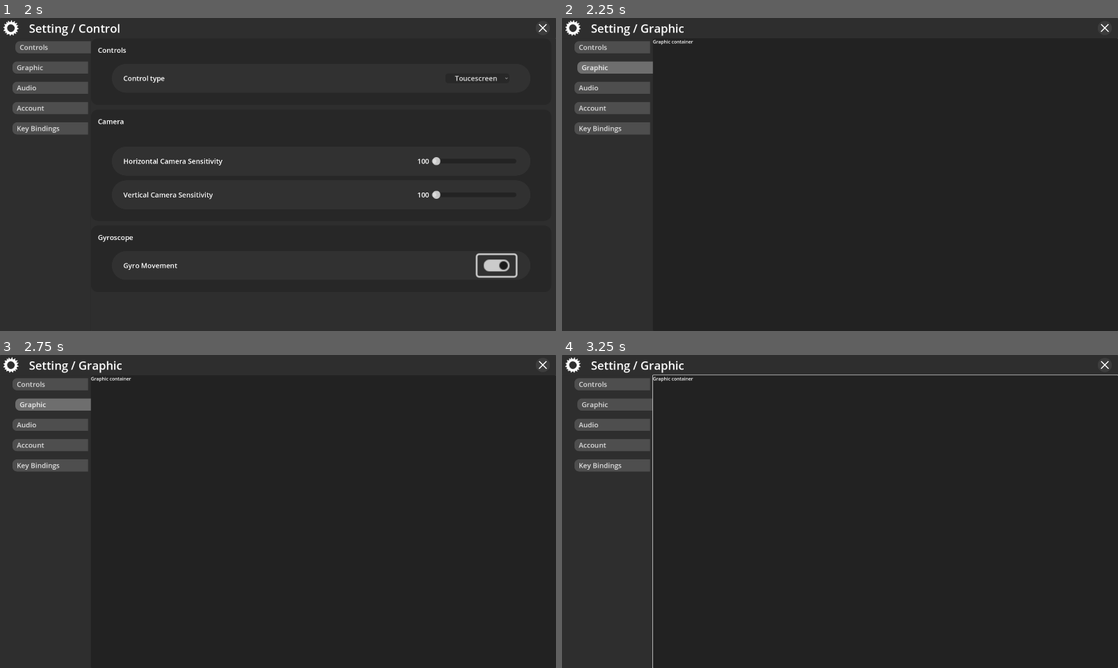
Above: before the commit, frames 1-4 (two rows, left to right).
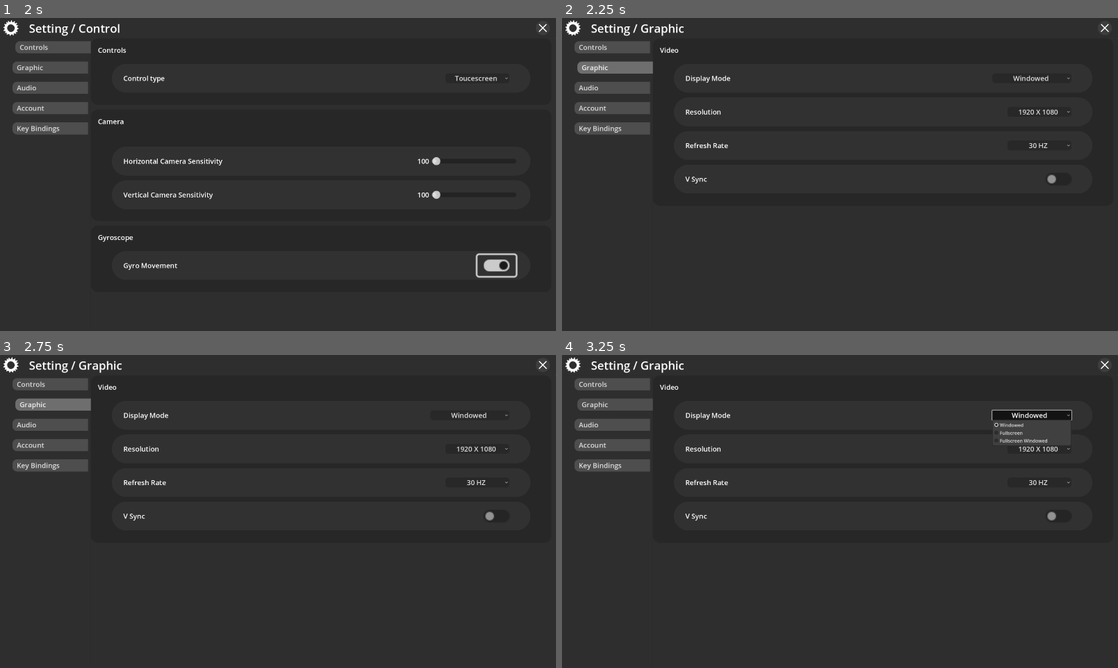
Above: after the commit, the same moments.

Repository: Meetsuthar32778/Torino
Game: Godot game, scene res://scenes/setting.tscn
Two runs of this game, one before a commit and one after it. Both use one fixed random seed, a clock stepped at 60 frames per second and the inputs below. This scene is started directly instead of the project's main scene.
Inputs (mouse positions are in pixels of both pictures, inside the frame that each line leads up to):
- Up to frame 1 (2 s): click "Toucescreen" at 0.5 s; click (494, 265) at 1.27 s
- Up to frame 2 (2.25 s): click "Graphic" at 2 s
- Up to frame 3 (2.75 s): no input
- Up to frame 4 (3.25 s): click (1034, 414) at 2.75 s, where only the run after the commit has a clickable "Windowed"

Frame 1 is identical in both runs. In frame 2, 0.6% of the frame differs, in the area x 16-92%, y 6-53%; in frame 3, 0.6%; in frame 4, 2.0%, in the area x 16-100%, y 6-100%.

Commit message:
Adding Graphics and Key Binding options in Setting panel

Diff:
--- a/scenes/setting.tscn
+++ b/scenes/setting.tscn
@@ -214,6 +214,12 @@
 corner_radius_bottom_right = 10
 corner_radius_bottom_left = 10
 
+[sub_resource type="StyleBoxFlat" id="StyleBoxFlat_v1iw4"]
+draw_center = false
+
+[sub_resource type="StyleBoxFlat" id="StyleBoxFlat_nidkj"]
+draw_center = false
+
 [sub_resource type="StyleBoxFlat" id="StyleBoxFlat_i45ge"]
 draw_center = false
 
@@ -263,6 +269,12 @@
 [sub_resource type="StyleBoxFlat" id="StyleBoxFlat_yddkp"]
 draw_center = false
 
+[sub_resource type="StyleBoxFlat" id="StyleBoxFlat_g133q"]
+draw_center = false
+
+[sub_resource type="StyleBoxFlat" id="StyleBoxFlat_efk8o"]
+draw_center = false
+
 [node name="Setting" type="Control"]
 layout_mode = 3
 anchors_preset = 15
@@ -413,6 +425,7 @@
 grow_vertical = 2
 
 [node name="Control_container" type="ItemList" parent="Panel2"]
+visible = false
 layout_mode = 1
 anchors_preset = 15
 anchor_right = 1.0
@@ -693,12 +706,227 @@
 anchor_bottom = 1.0
 grow_horizontal = 2
 grow_vertical = 2
-
-[node name="Label" type="Label" parent="Panel2/Graphic_container"]
+theme_override_styles/panel = SubResource("StyleBoxFlat_v1iw4")
+theme_override_styles/focus = SubResource("StyleBoxFlat_nidkj")
+
+[node name="ItemList" type="ItemList" parent="Panel2/Graphic_container"]
+layout_mode = 1
+anchors_preset = 10
+anchor_right = 1.0
+offset_right = -16.0
+offset_bottom = 578.0
+grow_horizontal = 2
+theme_override_styles/panel = SubResource("StyleBoxFlat_by7su")
+theme_override_styles/focus = SubResource("StyleBoxFlat_17dfi")
+
+[node name="Label" type="Label" parent="Panel2/Graphic_container/ItemList"]
 layout_mode = 0
-offset_right = 1606.0
-offset_bottom = 23.0
-text = "Graphic container"
+offset_left = 24.0
+offset_top = 24.0
+offset_right = 178.0
+offset_bottom = 58.0
+theme_override_font_sizes/font_size = 24
+text = "Video"
+
+[node name="ItemList" type="ItemList" parent="Panel2/Graphic_container/ItemList"]
+layout_mode = 1
+anchors_preset = 10
+anchor_right = 1.0
+offset_left = 72.0
+offset_top = 88.0
+offset_right = -72.0
+offset_bottom = 188.0
+grow_horizontal = 2
+theme_override_styles/panel = SubResource("StyleBoxFlat_5awue")
+theme_override_styles/focus = SubResource("StyleBoxFlat_sm8ao")
+
+[node name="Label" type="Label" parent="Panel2/Graphic_container/ItemList/ItemList"]
+layout_mode = 1
+anchors_preset = 4
+anchor_top = 0.5
+anchor_bottom = 0.5
+offset_left = 40.0
+offset_top = -17.0
+offset_right = 203.0
+offset_bottom = 17.0
+grow_vertical = 2
+theme_override_font_sizes/font_size = 24
+theme_override_styles/normal = SubResource("StyleBoxFlat_53m6p")
+text = "Display Mode"
+
+[node name="HSlider" type="OptionButton" parent="Panel2/Graphic_container/ItemList/ItemList"]
+layout_mode = 1
+anchors_preset = 6
+anchor_left = 1.0
+anchor_top = 0.5
+anchor_right = 1.0
+anchor_bottom = 0.5
+offset_left = -293.99988
+offset_top = -17.000015
+offset_right = -73.0
+offset_bottom = 16.999985
+grow_horizontal = 0
+grow_vertical = 2
+theme_override_font_sizes/font_size = 24
+theme_override_styles/normal = SubResource("StyleBoxFlat_pv376")
+alignment = 1
+selected = 0
+item_count = 3
+popup/item_0/text = "Windowed"
+popup/item_0/id = 0
+popup/item_1/text = "Fullscreen"
+popup/item_1/id = 1
+popup/item_2/text = "Fullscreen Windowed"
+popup/item_2/id = 2
+
+[node name="ItemList4" type="ItemList" parent="Panel2/Graphic_container/ItemList"]
+layout_mode = 1
+anchors_preset = 10
+anchor_right = 1.0
+offset_left = 72.0
+offset_top = 204.0
+offset_right = -72.0
+offset_bottom = 304.0
+grow_horizontal = 2
+theme_override_styles/panel = SubResource("StyleBoxFlat_5awue")
+theme_override_styles/focus = SubResource("StyleBoxFlat_sm8ao")
+
+[node name="Label" type="Label" parent="Panel2/Graphic_container/ItemList/ItemList4"]
+layout_mode = 1
+anchors_preset = 4
+anchor_top = 0.5
+anchor_bottom = 0.5
+offset_left = 40.0
+offset_top = -17.0
+offset_right = 203.0
+offset_bottom = 17.0
+grow_vertical = 2
+theme_override_font_sizes/font_size = 24
+theme_override_styles/normal = SubResource("StyleBoxFlat_53m6p")
+text = "Resolution"
+
+[node name="HSlider" type="OptionButton" parent="Panel2/Graphic_container/ItemList/ItemList4"]
+layout_mode = 1
+anchors_preset = 6
+anchor_left = 1.0
+anchor_top = 0.5
+anchor_right = 1.0
+anchor_bottom = 0.5
+offset_left = -293.99988
+offset_top = -17.000015
+offset_right = -73.0
+offset_bottom = 16.999985
+grow_horizontal = 0
+grow_vertical = 2
+theme_override_font_sizes/font_size = 24
+theme_override_styles/normal = SubResource("StyleBoxFlat_pv376")
+alignment = 1
+selected = 0
+item_count = 4
+popup/item_0/text = "1920 X 1080"
+popup/item_0/id = 0
+popup/item_1/text = "1600 X 900"
+popup/item_1/id = 1
+popup/item_2/text = "1366 X 768"
+popup/item_2/id = 2
+popup/item_3/text = "1280 X 720"
+popup/item_3/id = 3
+
+[node name="ItemList2" type="ItemList" parent="Panel2/Graphic_container/ItemList"]
+layout_mode = 1
+anchors_preset = 10
+anchor_right = 1.0
+offset_left = 72.0
+offset_top = 320.0
+offset_right = -72.0
+offset_bottom = 420.0
+grow_horizontal = 2
+theme_override_styles/panel = SubResource("StyleBoxFlat_5awue")
+theme_override_styles/focus = SubResource("StyleBoxFlat_sm8ao")
+
+[node name="Label" type="Label" parent="Panel2/Graphic_container/ItemList/ItemList2"]
+layout_mode = 1
+anchors_preset = 4
+anchor_top = 0.5
+anchor_bottom = 0.5
+offset_left = 40.0
+offset_top = -17.0
+offset_right = 203.0
+offset_bottom = 17.0
+grow_vertical = 2
+theme_override_font_sizes/font_size = 24
+theme_override_styles/normal = SubResource("StyleBoxFlat_53m6p")
+text = "Refresh Rate"
+
+[node name="HSlider" type="OptionButton" parent="Panel2/Graphic_container/ItemList/ItemList2"]
+layout_mode = 1
+anchors_preset = 6
+anchor_left = 1.0
+anchor_top = 0.5
+anchor_right = 1.0
+anchor_bottom = 0.5
+offset_left = -293.99988
+offset_top = -17.000015
+offset_right = -73.0
+offset_bottom = 16.999985
+grow_horizontal = 0
+grow_vertical = 2
+theme_override_font_sizes/font_size = 24
+theme_override_styles/normal = SubResource("StyleBoxFlat_pv376")
+alignment = 1
+selected = 0
+item_count = 5
+popup/item_0/text = "30 HZ"
+popup/item_0/id = 0
+popup/item_1/text = "45 HZ"
+popup/item_1/id = 1
+popup/item_2/text = "60 HZ"
+popup/item_2/id = 2
+popup/item_3/text = "90 HZ"
+popup/item_3/id = 3
+popup/item_4/text = "120 HZ"
+popup/item_4/id = 4
+
+[node name="ItemList3" type="ItemList" parent="Panel2/Graphic_container/ItemList"]
+layout_mode = 1
+anchors_preset = 10
+anchor_right = 1.0
+offset_left = 72.0
+offset_top = 436.0
+offset_right = -72.0
+offset_bottom = 536.0
+grow_horizontal = 2
+theme_override_styles/panel = SubResource("StyleBoxFlat_5awue")
+theme_override_styles/focus = SubResource("StyleBoxFlat_sm8ao")
+
+[node name="Label" type="Label" parent="Panel2/Graphic_container/ItemList/ItemList3"]
+layout_mode = 1
+anchors_preset = 4
+anchor_top = 0.5
+anchor_bottom = 0.5
+offset_left = 40.0
+offset_top = -17.0
+offset_right = 203.0
+offset_bottom = 17.0
+grow_vertical = 2
+theme_override_font_sizes/font_size = 24
+theme_override_styles/normal = SubResource("StyleBoxFlat_53m6p")
+text = "V Sync "
+
+[node name="HSlider" type="CheckButton" parent="Panel2/Graphic_container/ItemList/ItemList3"]
+layout_mode = 1
+anchors_preset = 6
+anchor_left = 1.0
+anchor_top = 0.5
+anchor_right = 1.0
+anchor_bottom = 0.5
+offset_left = -182.99915
+offset_top = -36.0
+offset_right = -138.99915
+offset_bottom = -12.0
+grow_horizontal = 0
+grow_vertical = 2
+scale = Vector2(3, 3)
 
 [node name="Audio_Container" type="ItemList" parent="Panel2"]
 visible = false
@@ -992,19 +1220,155 @@
 text = "Account Container"
 
 [node name="Key_Bind_Container" type="ItemList" parent="Panel2"]
-visible = false
 layout_mode = 1
 anchors_preset = 15
 anchor_right = 1.0
 anchor_bottom = 1.0
 grow_horizontal = 2
 grow_vertical = 2
-
-[node name="Label" type="Label" parent="Panel2/Key_Bind_Container"]
+theme_override_styles/panel = SubResource("StyleBoxFlat_g133q")
+theme_override_styles/focus = SubResource("StyleBoxFlat_efk8o")
+
+[node name="ItemList" type="ItemList" parent="Panel2/Key_Bind_Container"]
+layout_mode = 1
+anchors_preset = 10
+anchor_right = 1.0
+offset_right = -16.0
+offset_bottom = 230.0
+grow_horizontal = 2
+theme_override_styles/panel = SubResource("StyleBoxFlat_by7su")
+theme_override_styles/focus = SubResource("StyleBoxFlat_17dfi")
+
+[node name="Label" type="Label" parent="Panel2/Key_Bind_Container/ItemList"]
 layout_mode = 0
-offset_right = 1606.0
-offset_bottom = 23.0
-text = "Key Binding Container"
+offset_left = 24.0
+offset_top = 24.0
+offset_right = 178.0
+offset_bottom = 58.0
+theme_override_font_sizes/font_size = 24
+text = "Keyboard "
+
+[node name="ItemList" type="ItemList" parent="Panel2/Key_Bind_Container/ItemList"]
+layout_mode = 1
+anchors_preset = 10
+anchor_right = 1.0
+offset_left = 72.0
+offset_top = 88.0
+offset_right = -72.0
+offset_bottom = 188.0
+grow_horizontal = 2
+theme_override_styles/panel = SubResource("StyleBoxFlat_5awue")
+theme_override_styles/focus = SubResource("StyleBoxFlat_sm8ao")
+
+[node name="Label" type="Label" parent="Panel2/Key_Bind_Container/ItemList/ItemList"]
+layout_mode = 1
+anchors_preset = 4
+anchor_top = 0.5
+anchor_bottom = 0.5
+offset_left = 40.0
+offset_top = -17.0
+offset_right = 203.0
+offset_bottom = 17.0
+grow_vertical = 2
+theme_override_font_sizes/font_size = 24
+theme_override_styles/normal = SubResource("StyleBoxFlat_53m6p")
+text = "Flap"
+
+[node name="HSlider" type="OptionButton" parent="Panel2/Key_Bind_Container/ItemList/ItemList"]
+layout_mode = 1
+anchors_preset = 6
+anchor_left = 1.0
+anchor_top = 0.5
+anchor_right = 1.0
+anchor_bottom = 0.5
+offset_left = -293.99988
+offset_top = -17.000015
+offset_right = -73.0
+offset_bottom = 16.999985
+grow_horizontal = 0
+grow_vertical = 2
+theme_override_font_sizes/font_size = 24
+theme_override_styles/normal = SubResource("StyleBoxFlat_pv376")
+alignment = 1
+selected = 0
+item_count = 3
+popup/item_0/text = "Toucescreen"
+popup/item_0/id = 0
+popup/item_1/text = "Keyboard"
+popup/item_1/id = 1
+popup/item_2/text = "Controller"
+popup/item_2/id = 2
+
+[node name="ItemList2" type="ItemList" parent="Panel2/Key_Bind_Container"]
+layout_mode = 1
+anchors_preset = 10
+anchor_right = 1.0
+offset_top = 246.0
+offset_right = -16.0
+offset_bottom = 476.0
+grow_horizontal = 2
+theme_override_styles/panel = SubResource("StyleBoxFlat_by7su")
+theme_override_styles/focus = SubResource("StyleBoxFlat_17dfi")
+
+[node name="Label" type="Label" parent="Panel2/Key_Bind_Container/ItemList2"]
+layout_mode = 0
+offset_left = 24.0
+offset_top = 24.0
+offset_right = 178.0
+offset_bottom = 58.0
+theme_override_font_sizes/font_size = 24
+text = "Controller"
+
+[node name="ItemList" type="ItemList" parent="Panel2/Key_Bind_Container/ItemList2"]
+layout_mode = 1
+anchors_preset = 10
+anchor_right = 1.0
+offset_left = 72.0
+offset_top = 88.0
+offset_right = -72.0
+offset_bottom = 188.0
+grow_horizontal = 2
+theme_override_styles/panel = SubResource("StyleBoxFlat_5awue")
+theme_override_styles/focus = SubResource("StyleBoxFlat_sm8ao")
+
+[node name="Label" type="Label" parent="Panel2/Key_Bind_Container/ItemList2/ItemList"]
+layout_mode = 1
+anchors_preset = 4
+anchor_top = 0.5
+anchor_bottom = 0.5
+offset_left = 40.0
+offset_top = -17.0
+offset_right = 203.0
+offset_bottom = 17.0
+grow_vertical = 2
+theme_override_font_sizes/font_size = 24
+theme_override_styles/normal = SubResource("StyleBoxFlat_53m6p")
+text = "Flap"
+
+[node name="HSlider" type="OptionButton" parent="Panel2/Key_Bind_Container/ItemList2/ItemList"]
+layout_mode = 1
+anchors_preset = 6
+anchor_left = 1.0
+anchor_top = 0.5
+anchor_right = 1.0
+anchor_bottom = 0.5
+offset_left = -293.99988
+offset_top = -17.000015
+offset_right = -73.0
+offset_bottom = 16.999985
+grow_horizontal = 0
+grow_vertical = 2
+theme_override_font_sizes/font_size = 24
+theme_override_styles/normal = SubResource("StyleBoxFlat_pv376")
+alignment = 1
+selected = 0
+item_count = 3
+popup/item_0/text = "Toucescreen"
+popup/item_0/id = 0
+popup/item_1/text = "Keyboard"
+popup/item_1/id = 1
+popup/item_2/text = "Controller"
+popup/item_2/id = 2
 
 [connection signal="pressed" from="Panel3/Back button" to="." method="_on_back_button_pressed"]
 [connection signal="pressed" from="Panel/VBoxContainer/Control_button" to="." method="_on_control_button_pressed"]
Not shown: 1 places in scenes/setting.tscn that only renumber resources
